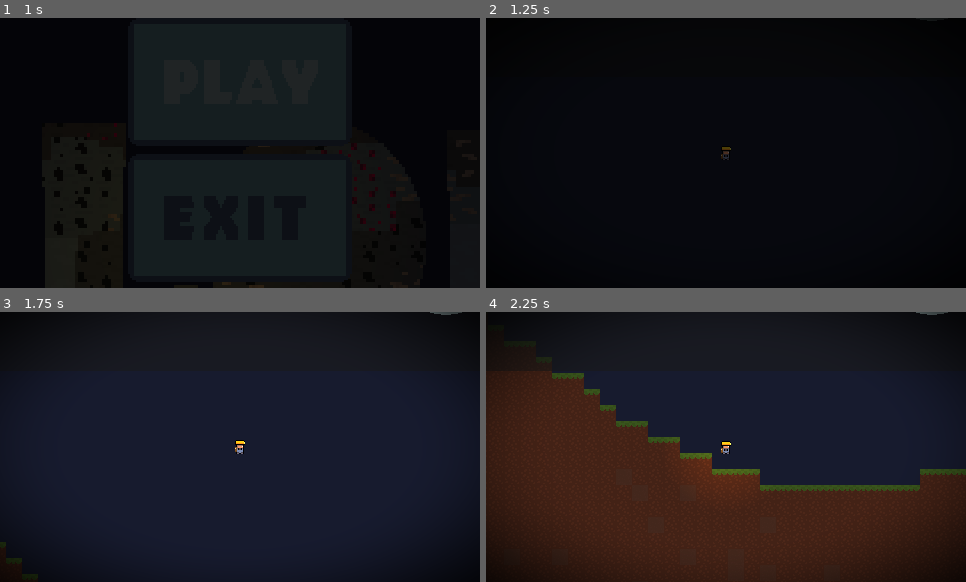
Above: before the commit, frames 1-4 (two rows, left to right).
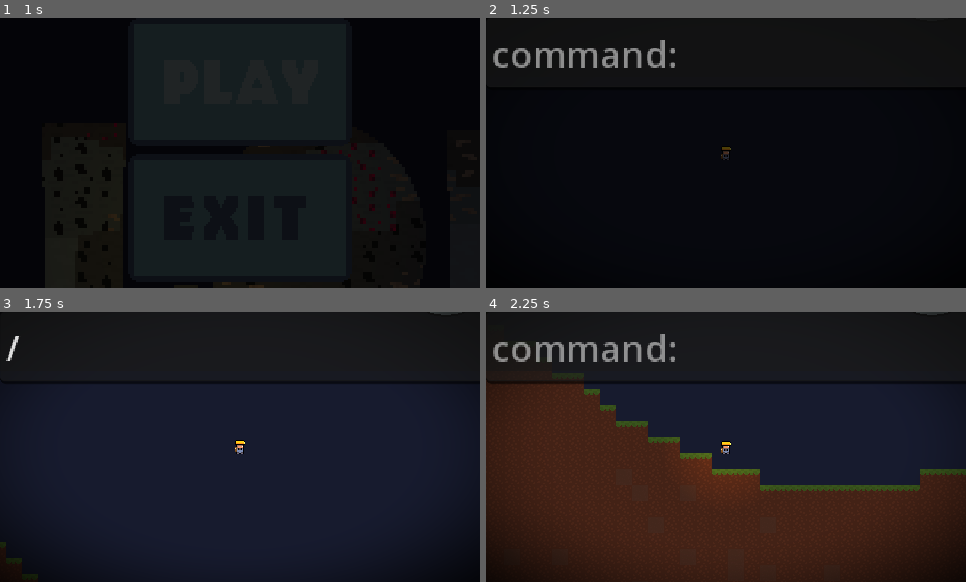
Above: after the commit, the same moments.

Repository: p4tk4n/Lone_Miner
Game: Godot game, scene res://Scenes/main_menu.tscn
Same seed, same stepped clock (60 frames per second), same inputs: the game is played once before the commit and once after it.
Inputs (mouse positions are in pixels of both pictures, inside the frame that each line leads up to):
- Up to frame 1 (1 s): click (240, 82) at 0.5 s
- Up to frame 2 (1.25 s): no input
- Up to frame 3 (1.75 s): tap Enter (confirm_command, bound only after the commit) at 1.25, 1.35 s; move the mouse to (240, 444) at 1.27 s; hold D (player_right) from 1.28 s (still down); click (240, 444) at 1.42 s; tap Space (player_jump) at 1.52 s; tap Up (show_last_command, bound only after the commit) at 1.55 s
- Up to frame 4 (2.25 s): keep holding D (player_right); move the mouse to (630, 460) at 2.02 s; tap Up (show_last_command, bound only after the commit) at 2.1 s

Frame 1 is identical in both runs. In frame 2, 1.5% of the frame differs, in the area x 1-40%, y 8-19%; in frame 3, 0.7%; in frame 4, 2.4%, in the area x 0-94%, y 0-27%.

Commit message:
Console Manager
I added a console to the game, which allows the player to give and clear items, teleport and a summon command is in the works

Diff:
--- /dev/null
+++ b/Scenes/console_manager.tscn
@@ -0,0 +1,31 @@
+[gd_scene load_steps=5 format=3 uid="uid://dmld02v1yqfvx"]
+
+[ext_resource type="Script" path="res://Scripts/console_manager.gd" id="1_nke8d"]
+
+[sub_resource type="SystemFont" id="SystemFont_pk6r5"]
+generate_mipmaps = true
+subpixel_positioning = 0
+
+[sub_resource type="Theme" id="Theme_gt075"]
+default_font = SubResource("SystemFont_pk6r5")
+default_font_size = 24
+
+[sub_resource type="SystemFont" id="SystemFont_iijhp"]
+generate_mipmaps = true
+subpixel_positioning = 0
+
+[node name="ConsoleManager" type="Node"]
+script = ExtResource("1_nke8d")
+
+[node name="textInput" type="LineEdit" parent="."]
+offset_right = 480.0
+offset_bottom = 48.0
+scale = Vector2(1.5, 1.5)
+theme = SubResource("Theme_gt075")
+theme_override_fonts/font = SubResource("SystemFont_iijhp")
+placeholder_text = "command: "
+context_menu_enabled = false
+virtual_keyboard_enabled = false
+drag_and_drop_selection_enabled = false
+
+[connection signal="text_changed" from="textInput" to="." method="_on_text_input_text_changed"]
--- a/Scenes/inventory_item.tscn
+++ b/Scenes/inventory_item.tscn
@@ -1,7 +1,6 @@
-[gd_scene load_steps=5 format=3 uid="uid://ck84y5s6uxpvk"]
+[gd_scene load_steps=4 format=3 uid="uid://ck84y5s6uxpvk"]
 
 [ext_resource type="Script" path="res://Scripts/inventory_item.gd" id="1_0uagh"]
-[ext_resource type="Texture2D" uid="uid://dtn2h38lsxfyv" path="res://Resources/Sprites/coal_item.png" id="2_8yhgw"]
 
 [sub_resource type="SystemFont" id="SystemFont_jsh7x"]
 
@@ -16,7 +15,6 @@
 item_id = 0
 
 [node name="Sprite2D" type="Sprite2D" parent="."]
-texture = ExtResource("2_8yhgw")
 
 [node name="amountLabel" type="Label" parent="."]
 offset_left = -3.33333
--- a/Scenes/item.tscn
+++ b/Scenes/item.tscn
@@ -18,7 +18,7 @@
 mass = 0.5
 physics_material_override = SubResource("PhysicsMaterial_3xsf5")
 gravity_scale = 1.1
-linear_velocity = Vector2(17.9198, -44.5574)
+linear_velocity = Vector2(-44.6026, -18.7794)
 angular_damp = 40.013
 script = ExtResource("1_kblxi")
 item_texture = ExtResource("1_6o2xr")
--- a/Scenes/world.tscn
+++ b/Scenes/world.tscn
@@ -8,6 +8,7 @@
 [ext_resource type="PackedScene" uid="uid://b0ptav00g46sy" path="res://Scenes/inventory_node.tscn" id="7_cfqdv"]
 [ext_resource type="Texture2D" uid="uid://cv0lttmfqrptk" path="res://Resources/Sprites/tutorial_2.png" id="7_x27vv"]
 [ext_resource type="Shader" path="res://Shaders/vignette.gdshader" id="8_pyyns"]
+[ext_resource type="PackedScene" uid="uid://dmld02v1yqfvx" path="res://Scenes/console_manager.tscn" id="9_2onaj"]
 
 [sub_resource type="FastNoiseLite" id="FastNoiseLite_ixs4e"]
 noise_type = 3
@@ -127,3 +128,6 @@
 grow_vertical = 2
 scale = Vector2(2, 2)
 size_flags_horizontal = 4
+
+[node name="ConsoleManager" parent="hotbar" node_paths=PackedStringArray("player") instance=ExtResource("9_2onaj")]
+player = NodePath("../../player")
--- /dev/null
+++ b/Scripts/console_manager.gd
@@ -0,0 +1,103 @@
+extends Node
+
+@onready var console = $textInput
+@export var player: CharacterBody2D
+
+var text_from_console: String
+var command_history: Array
+var max_command_history_size: int = 100
+var nth_command: int = 0
+
+var valid_commands: Array = [
+	"give", "clear", "tp", "spawn"
+]
+
+func _ready():
+	pass
+
+func give_item_to_player(item_type: String, item_quantity: String):
+	var texture_id = Global.item_textures_keys.find(item_type)
+	var item = {
+		"quantity" : int(item_quantity),
+		"item_type" : item_type,
+		"item_name" : item_type.capitalize(),
+		"item_texture" : Global.item_textures[item_type],
+		"texture_id" : texture_id
+		}
+	print(item)
+	Global.add_item(item)
+
+func clear_item_from_player(item_to_remove):
+	Global.clear_inventory(item_to_remove)
+
+func teleport_player(x,y):
+	var final_pos = Vector2(int(x),int(y))
+	player.position = Vector2(Global.blockToPixel(final_pos.x),Global.blockToPixel(final_pos.y))
+
+func readCommands(input: String):
+	var tokens = (input.trim_prefix("/")).split(" ")
+	print(tokens)
+	var main_command: String = tokens[0]
+	if main_command in valid_commands:
+		if main_command == valid_commands[0]:
+			give_item_to_player(tokens[1],tokens[2])
+		if main_command == valid_commands[1]:
+			if typeof(tokens) == TYPE_PACKED_STRING_ARRAY:
+				clear_item_from_player(null)
+			else:
+				clear_item_from_player(tokens[1])
+		if main_command == valid_commands[2]:
+			var x_pos = tokens[1]
+			var y_pos = tokens[2]
+			var rel_x
+			var rel_y
+			var real_x
+			var real_y
+
+			if x_pos.find("~") != -1:
+				rel_x = x_pos.strip_edges(true,false)
+				real_x = int(rel_x) + Global.pixelToBlock(player.position.x)
+			if y_pos.find("~") != -1:
+				rel_y = y_pos.strip_edges(true,false)
+				real_y = int(rel_y) + Global.pixelToBlock(player.position.y)
+
+			if real_y and real_x:
+				teleport_player(real_x,real_y)
+			else:
+				teleport_player(tokens[1],tokens[2])
+
+func _process(_delta):
+	if Input.is_action_just_pressed("show_console"):
+		console.visible = not console.visible
+		if console.visible:
+			console.grab_focus()
+		else:
+			console.release_focus()
+			console.clear()
+
+	if Input.is_action_just_pressed("confirm_command"):
+		text_from_console = console.text
+		command_history.append(text_from_console)
+		readCommands(text_from_console)
+		console.clear()
+		nth_command = 0
+
+	if Input.is_action_just_pressed("show_last_command") and console.visible and command_history.size() > 0:
+		# Decrease nth_command to show the previous command in the history
+		if nth_command > -command_history.size():
+			nth_command -= 1
+		console.text = command_history[nth_command]
+
+	if Input.is_action_just_pressed("show_prev_command") and console.visible and command_history.size() > 0:
+		# Increase nth_command to show the next command in the history
+		if nth_command < -1:
+			nth_command += 1
+		console.text = command_history[nth_command]
+
+	if command_history.size() > max_command_history_size:
+		command_history.pop_front()
+
+func _on_text_input_text_changed(new_text: String):
+	if not new_text.begins_with("/"):
+		console.text = "/" + new_text.strip_edges(true,false)
+		console.caret_column = console.text.length()
--- a/Scripts/global.gd
+++ b/Scripts/global.gd
@@ -1,6 +1,6 @@
 extends Node
 
-var WIDTH := 1_000
+var WIDTH := 400
 var HEIGHT := 400
 
 var player_can_mine = false
@@ -16,9 +16,25 @@
 var current_player_state = "idle"
 
 signal inventory_updated
+var default_inventory_size = 10
+
+var item_textures: Dictionary = {
+	"coal": preload("res://Resources/Sprites/coal_item.png"),
+	"stone": preload("res://Resources/Sprites/stone_item.png"),
+	"iron": preload("res://Resources/Sprites/iron_item.png"),
+	"ruby": preload("res://Resources/Sprites/ruby_item.png")
+}
+
+var item_textures_keys = item_textures.keys()
 
 func _ready():
-	inventory.resize(18)
+	inventory.resize(default_inventory_size)
+
+func blockToPixel(pos):
+	return pos * 16
+
+func pixelToBlock(pos):
+	return pos / 16
 
 func count_items(array : Array):
 	var items : int = 0
@@ -46,6 +62,25 @@
 	inventory.remove_at(index)
 	inventory_updated.emit()
 
+func clear_inventory(item):
+	var temp: Array = [] #tu su veci na odstranenie
+	#neni dobre removovat veci z arr ked cez neho iterujem takze sa to odstrani potom
+
+	if item == null:
+		inventory.clear()
+
+	else:
+		for i in range(inventory.size()):
+			print("item: " + item)
+			print(inventory[i])
+			if inventory[i]:
+				if item == inventory[i]["item_type"]:
+					temp.append(inventory[i])
+		for i in range(temp.size()):
+			inventory.erase(temp[i])
+
+	increase_inventory_size(default_inventory_size)
+
 func increase_inventory_size(new_size):
 	inventory.resize(new_size)
 	inventory_updated.emit()
--- a/Scripts/inventory_item.gd
+++ b/Scripts/inventory_item.gd
@@ -2,19 +2,11 @@
 class_name Item
 extends Node2D
 
-const ITEM_COAL = preload("res://Resources/Sprites/coal_item.png")
-const ITEM_IRON = preload("res://Resources/Sprites/iron_item.png")
-const ITEM_STONE = preload("res://Resources/Sprites/stone_item.png")
-const ITEM_RUBY = preload("res://Resources/Sprites/ruby_item.png")
-
-const ITEM_TEXTURES = [
-	ITEM_COAL,ITEM_IRON,ITEM_STONE,ITEM_RUBY
-]
-
 func get_texture(index: int) -> Texture:
 	if index < 0:
 		return null
-	return ITEM_TEXTURES[min(index,len(ITEM_TEXTURES)-1)]
+	return Global.item_textures[Global.item_textures.keys()[min(index, Global.item_textures.size() - 1)]]
+
 
 @export var item_id = -1
 var current_id = -1
--- a/Scripts/world.gd
+++ b/Scripts/world.gd
@@ -14,10 +14,11 @@
 
 @onready var mining_particle = preload("res://Scenes/mining_particle.tscn")
 @onready var item = preload("res://Scenes/item.tscn")
-@onready var coal_texture = preload("res://Resources/Sprites/coal_item.png")
-@onready var stone_texture = preload("res://Resources/Sprites/stone_item.png")
-@onready var iron_texture = preload("res://Resources/Sprites/iron_item.png")
-@onready var ruby_texture = preload("res://Resources/Sprites/ruby_item.png")
+
+var coal_texture = Global.item_textures["coal"]
+var iron_texture = Global.item_textures["iron"]
+var stone_texture = Global.item_textures["stone"]
+var ruby_texture = Global.item_textures["ruby"]
 
 var buildable_blocks = ["Stone"]
 
--- a/project.godot
+++ b/project.godot
@@ -122,6 +122,26 @@
 "events": [Object(InputEventKey,"resource_local_to_scene":false,"resource_name":"","device":-1,"window_id":0,"alt_pressed":false,"shift_pressed":false,"ctrl_pressed":false,"meta_pressed":false,"pressed":false,"keycode":0,"physical_keycode":48,"key_label":0,"unicode":48,"echo":false,"script":null)
 ]
 }
+confirm_command={
+"deadzone": 0.5,
+"events": [Object(InputEventKey,"resource_local_to_scene":false,"resource_name":"","device":-1,"window_id":0,"alt_pressed":false,"shift_pressed":false,"ctrl_pressed":false,"meta_pressed":false,"pressed":false,"keycode":0,"physical_keycode":4194309,"key_label":0,"unicode":0,"echo":false,"script":null)
+]
+}
+show_console={
+"deadzone": 0.5,
+"events": [Object(InputEventKey,"resource_local_to_scene":false,"resource_name":"","device":-1,"window_id":0,"alt_pressed":false,"shift_pressed":false,"ctrl_pressed":false,"meta_pressed":false,"pressed":false,"keycode":0,"physical_keycode":47,"key_label":0,"unicode":47,"echo":false,"script":null)
+]
+}
+show_last_command={
+"deadzone": 0.5,
+"events": [Object(InputEventKey,"resource_local_to_scene":false,"resource_name":"","device":-1,"window_id":0,"alt_pressed":false,"shift_pressed":false,"ctrl_pressed":false,"meta_pressed":false,"pressed":false,"keycode":0,"physical_keycode":4194320,"key_label":0,"unicode":0,"echo":false,"script":null)
+]
+}
+show_prev_command={
+"deadzone": 0.5,
+"events": [Object(InputEventKey,"resource_local_to_scene":false,"resource_name":"","device":-1,"window_id":0,"alt_pressed":false,"shift_pressed":false,"ctrl_pressed":false,"meta_pressed":false,"pressed":false,"keycode":0,"physical_keycode":4194322,"key_label":0,"unicode":0,"echo":false,"script":null)
+]
+}
 
 [layer_names]
 
Binary file changed: Resources/Sprites/ruby_item.png
Binary file changed: Resources/Sprites/tutorial_0.png
Binary file changed: Resources/Sprites/tutorial_1.png
Binary file changed: Resources/Sprites/tutorial_2.png
Not shown: 1 places in Scenes/world.tscn that only renumber resources
Not shown, changed: devlog.txt
